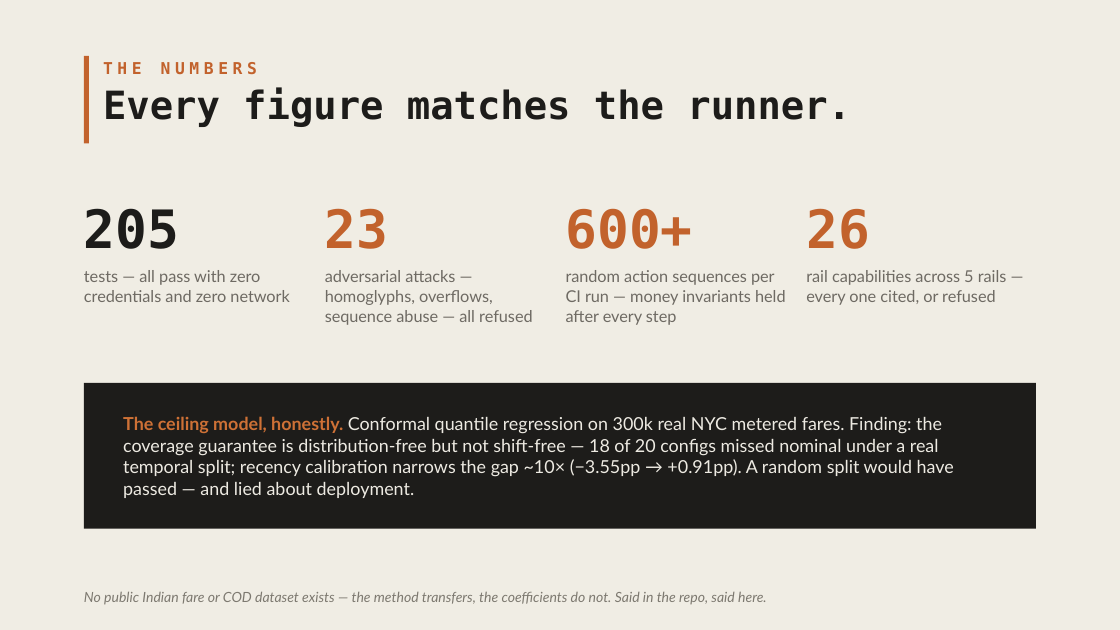
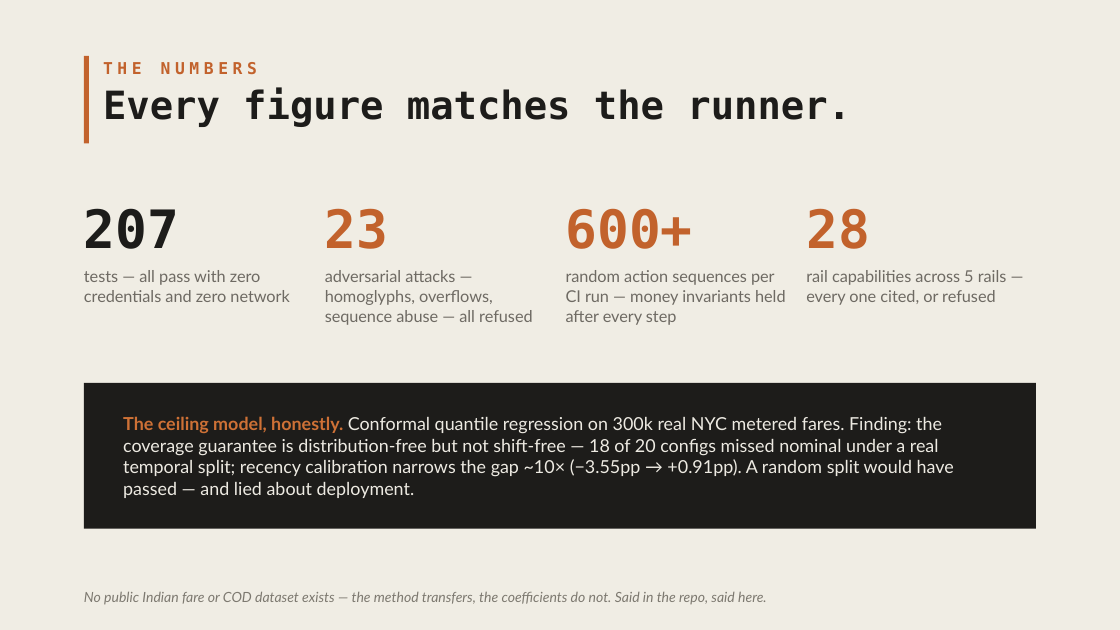
Before and after one commit to HERPESME/amanat, a slide deck: slide 10 of docs/pitch/amanat-deck.pptx. Drawn at 1120x630 pixels with LibreOffice and Linux fonts; fonts in the diff are those of the drawing. Boxes give left, top, right and bottom in pixels: in the first picture for what was removed or moved away, otherwise in the second. Text is boxed around its words. In the diff, an @@ line names an element or a change of style, - is before the commit and + after.

```diff
--- a/docs/pitch/amanat-deck.pptx
+++ b/docs/pitch/amanat-deck.pptx
@@ text at bbox=[84, 208, 179, 249]: text changed @@
-205
+207
@@ text at bbox=[806, 208, 870, 249]: text changed @@
-26
+28
```
Also in this commit, not shown: 5 other slides changed, 3 other files.
